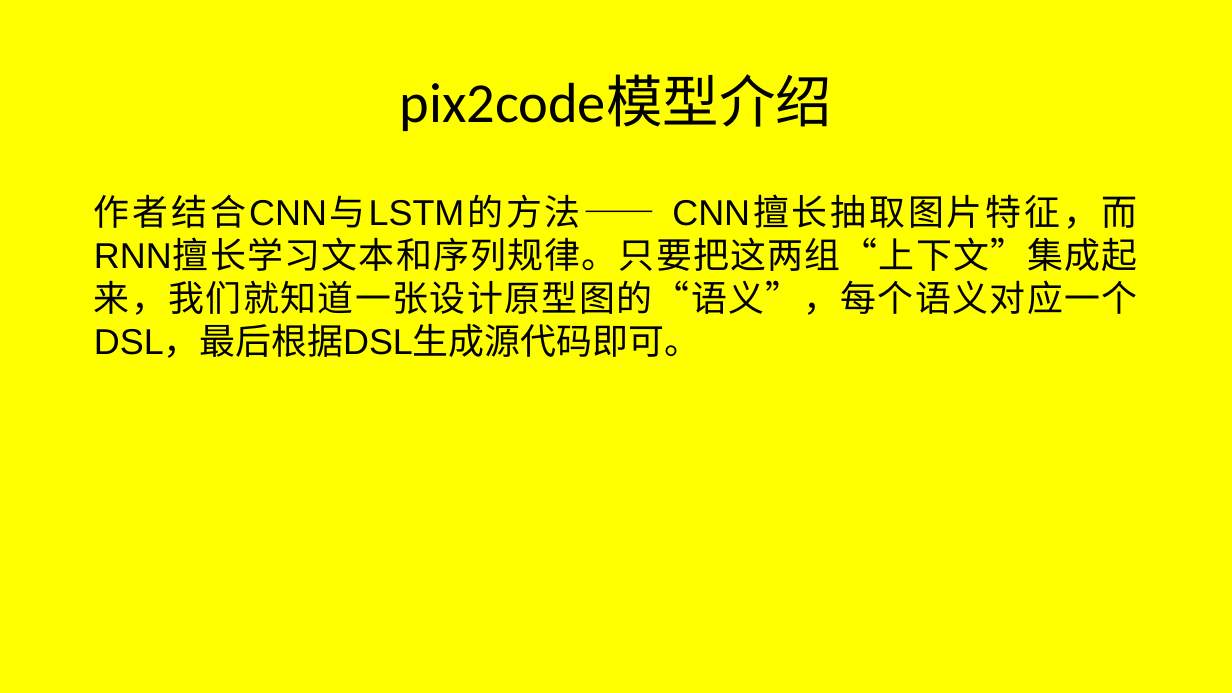
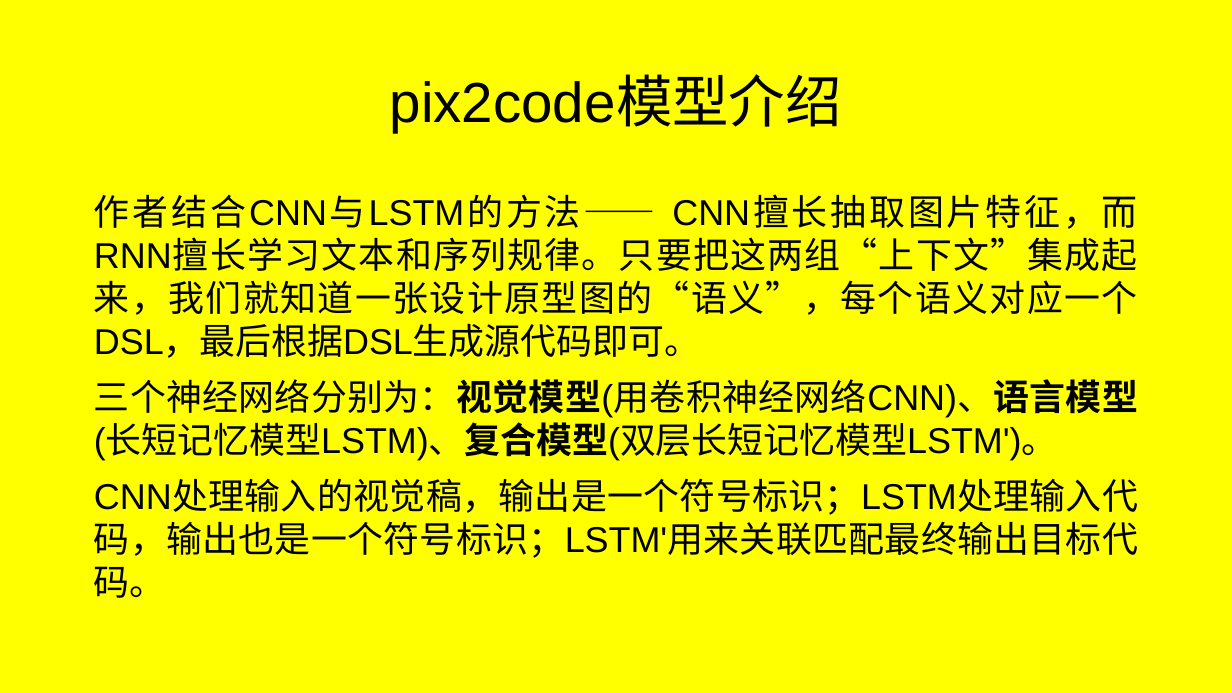
Before and after one commit to JFBabyHorse/learngit-and-BWESE, a slide deck: slide 5 of pix2code学习.pptx. Drawn at 1232x693 pixels with LibreOffice and Linux fonts; fonts in the diff are those of the drawing. Boxes give left, top, right and bottom in pixels: in the first picture for what was removed or moved away, otherwise in the second. Text is boxed around its words. In the diff, an @@ line names an element or a change of style, - is before the commit and + after.

```diff
--- a/pix2code学习.pptx
+++ b/pix2code学习.pptx
@@ title "pix2code模型介绍" at box(390, 77, 842, 132): font Calibri to Arial @@
@@ text at box(94, 379, 1138, 598): paragraphs added @@
+三个神经网络分别为：视觉模型(用卷积神经网络CNN)、语言模型(长短记忆模型LSTM)、复合模型(双层长短记忆模型LSTM')。
+CNN处理输入的视觉稿，输出是一个符号标识；LSTM处理输入代码，输出也是一个符号标识；LSTM'用来关联匹配最终输出目标代码。
```
Also in this commit, not shown: 8 other slides changed, 1 slide removed.
